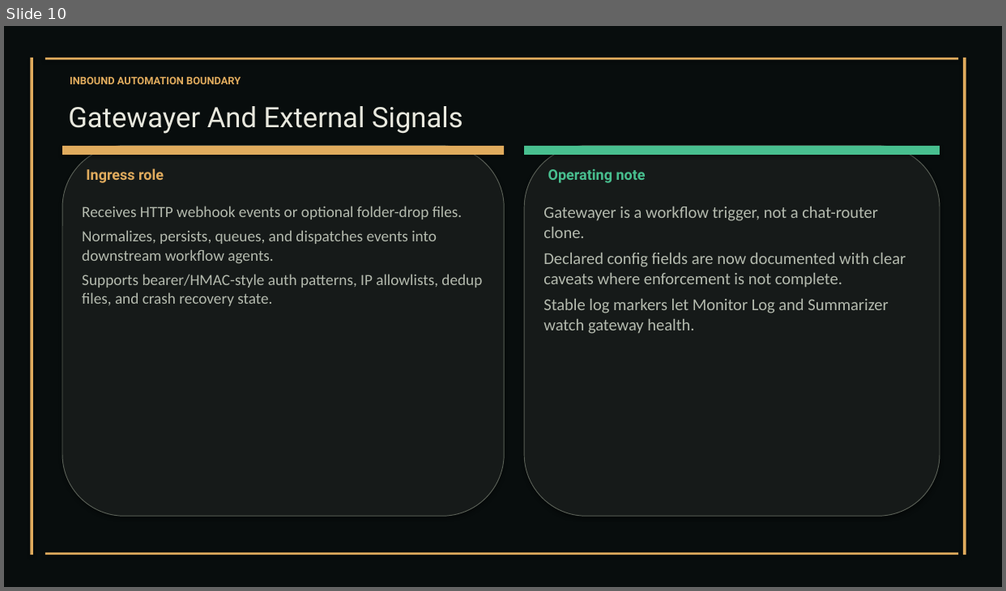
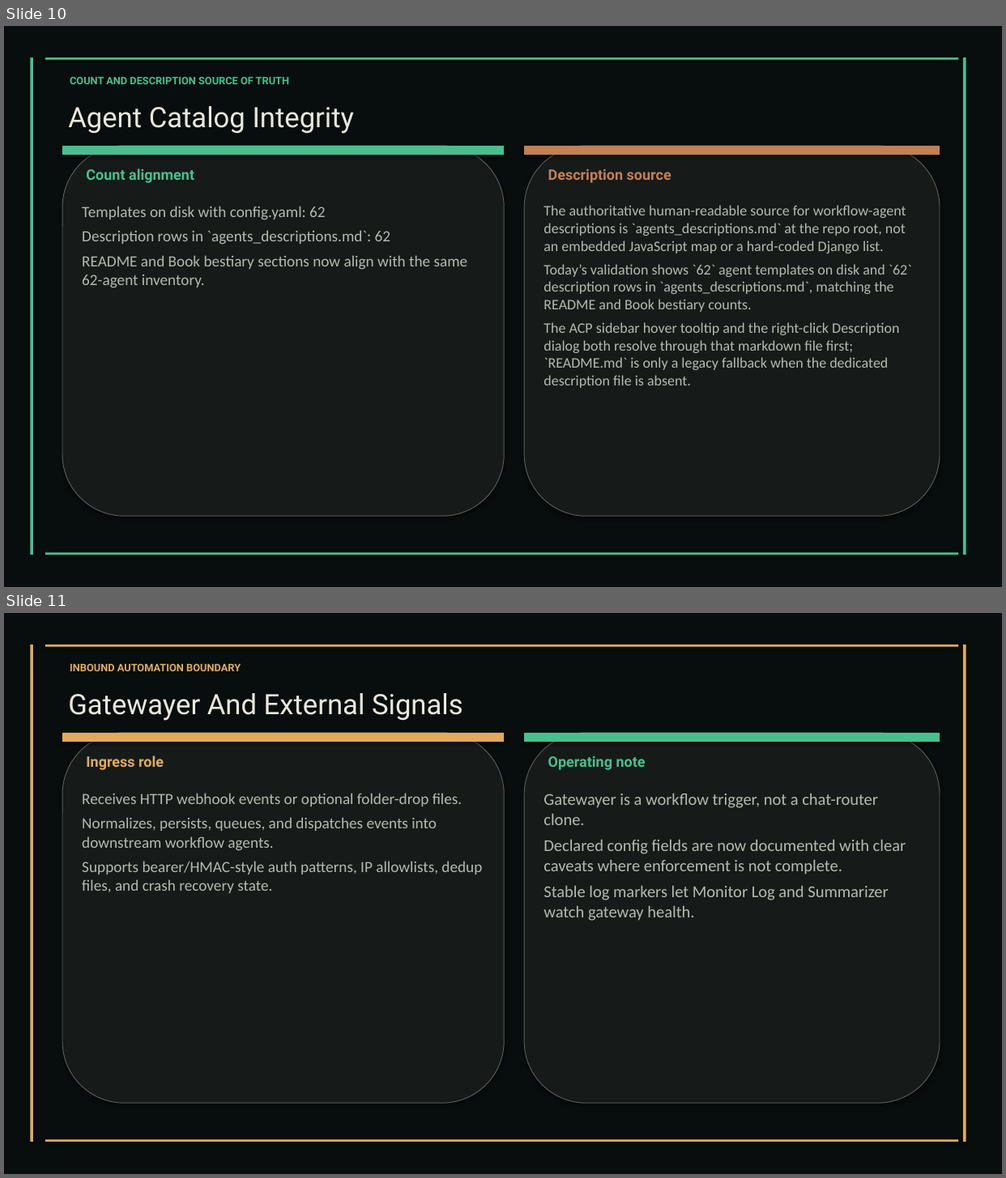
Before and after one commit to XAIHT/Tlamatini, a slide deck: Tlamatini_eXtended_Artificial_Intelligence_Humanly_Tempered.pptx. Shown one above the other, each under a label of ours: slide 10 before the commit, slides 10 and 11 after it. The pictures are 1006x591 and 1006x1178 pixels, drawn with LibreOffice and Linux fonts; fonts in the diff are those of the drawing. Boxes give left, top, right and bottom in pixels: in the first picture for what was removed or moved away, otherwise in the second. Text is boxed around its words. In the diff, an @@ line names an element or a change of style, - is before the commit and + after.

Commit message:
Caping gaps in number and descriptions of agents in visual documentation, by angelahack1

```diff
--- a/Tlamatini_eXtended_Artificial_Intelligence_Humanly_Tempered.pptx
+++ b/Tlamatini_eXtended_Artificial_Intelligence_Humanly_Tempered.pptx
@@ slide 10 added at (4,26,1002,587), background #FFFFFF @@
@@ rectangle added at (4,26,1002,587), fill #080D0D @@
@@ rectangle added at (30,58,33,555), fill #48BF8F @@
@@ rectangle added at (45,58,958,60), fill #48BF8F @@
@@ rectangle added at (963,58,966,555), fill #48BF8F @@
@@ text added at (70,76,289,84), 10 pt, text #48BF8F, bold @@
+COUNT AND DESCRIPTION SOURCE OF TRUTH
@@ text added at (68,106,355,134), 27 pt, text #E8E8DE @@
+Agent Catalog Integrity
@@ rounded rectangle added at (62,146,504,516), fill #161A19, outline #595F56 0.75 pt @@
@@ rectangle added at (62,146,504,155), fill #48BF8F @@
@@ rounded rectangle added at (524,146,940,516), fill #161A19, outline #595F56 0.75 pt @@
@@ rectangle added at (524,146,940,155), fill #C48052 @@
@@ text added at (86,169,194,183), 14 pt, text #48BF8F, bold @@
+Count alignment
@@ text added at (548,169,671,183), 14 pt, text #C48052, bold @@
+Description source
@@ text added at (82,206,468,288), 15 pt, text #B4BAAE @@
+Templates on disk with config.yaml: 62
+Description rows in `agents_descriptions.md`: 62
+README and Book bestiary sections now align with the same 62-agent inventory.
@@ text added at (543,205,912,388), 14 pt, text #B4BAAE @@
+The authoritative human-readable source for workflow-agent descriptions is `agents_descriptions.md` at the repo root, not an embedded JavaScript map or a hard-coded Django list.
+Today’s validation shows `62` agent templates on disk and `62` description rows in `agents_descriptions.md`, matching the README and Book bestiary counts.
+The ACP sidebar hover tooltip and the right-click Description dialog both resolve through that markdown file first; `README.md` is only a legacy fallback when the dedicated description file is absent.
@@ rectangle added at (45,553,958,555), fill #48BF8F @@
@@ what was slide 10 is now slide 11 @@
```
Also in this commit, not shown: 11 slides changed, 2 other files.
